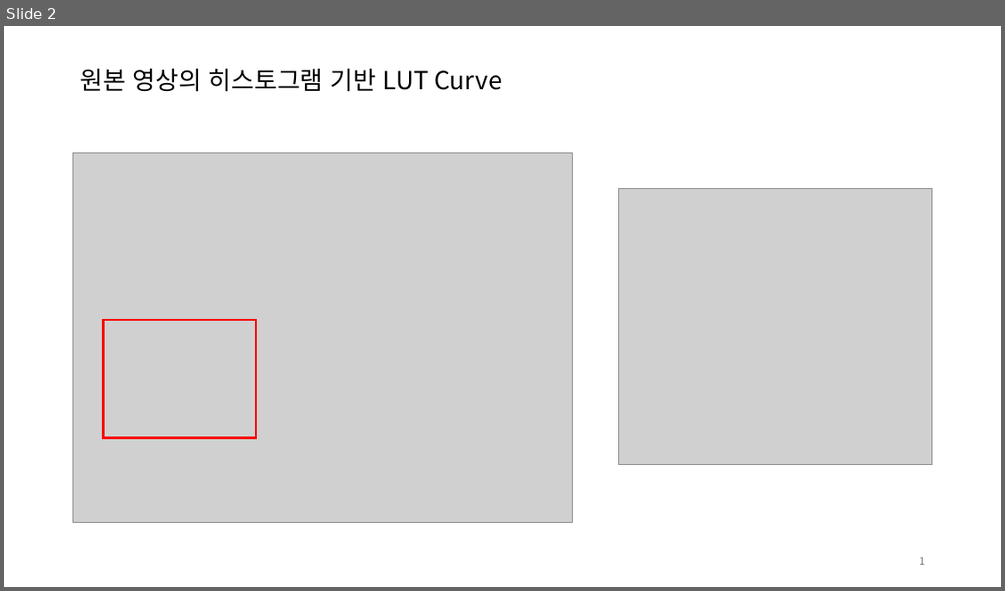
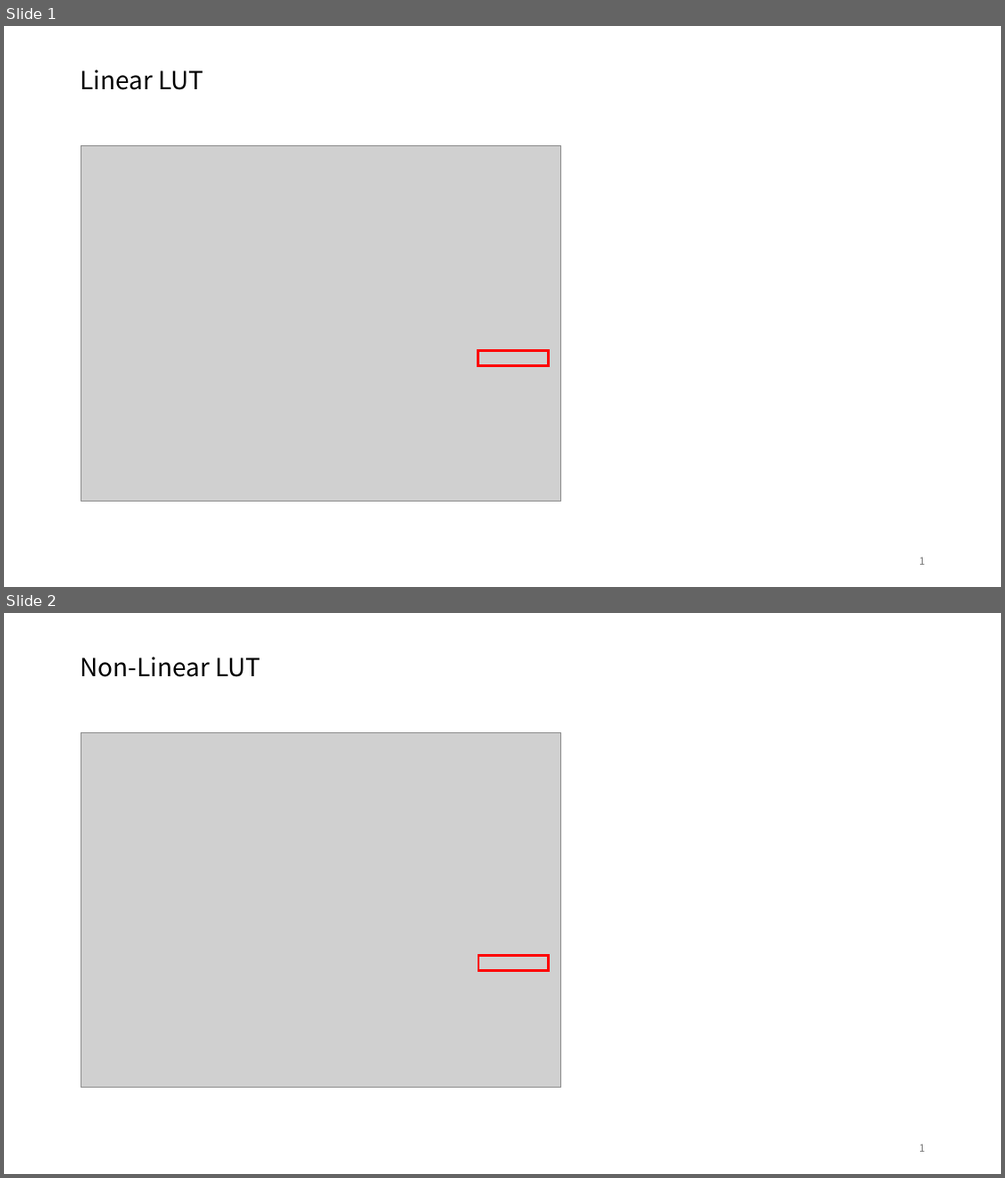
Before and after one commit to 92hwa/selfstudy, a slide deck: wpfEx01/wpfEx01/result_v1.5_250917/result_v1.5_250917.pptx. Shown one above the other, each under a label of ours: slide 2 before the commit, slides 1 and 2 after it. The pictures are 1005x591 and 1005x1178 pixels, drawn with LibreOffice and Linux fonts; fonts in the diff are those of the drawing; grey boxes stand for pictures. Boxes give left, top, right and bottom in pixels: in the first picture for what was removed or moved away, otherwise in the second. Text is boxed around its words. In the diff, an @@ line names an element or a change of style, - is before the commit and + after.

```diff
--- a/wpfEx01/wpfEx01/result_v1.5_250917/result_v1.5_250917.pptx
+++ b/wpfEx01/wpfEx01/result_v1.5_250917/result_v1.5_250917.pptx
@@ slide 2 added at bbox=[4, 613, 1001, 1174], background #FFFFFF @@
@@ title added at bbox=[80, 657, 260, 677], 24 pt, text #000000 @@
+Non-Linear LUT
@@ picture added at bbox=[81, 732, 561, 1088] @@
@@ rectangle added at bbox=[479, 956, 550, 971], outline #FF0000 2.25 pt @@
@@ text added at bbox=[919, 1143, 924, 1151], 10 pt, text #797979 @@
+1
@@ what was slide 2 is now slide 1 @@
@@ slide 1 changed as well @@
@@ title at bbox=[80, 70, 203, 90]: text changed @@
-원본 영상의 히스토그램 기반 LUT Curve
+Linear LUT
@@ picture: place and size @@
-picture at bbox=[73, 153, 573, 523]
+picture at bbox=[81, 145, 561, 500]
@@ picture removed at bbox=[619, 188, 933, 465] @@
@@ rectangle removed at bbox=[104, 320, 256, 438] @@
@@ rectangle added at bbox=[478, 351, 549, 365], outline #FF0000 2.25 pt @@
```
Also in this commit, not shown: 1 other slide added, 1 slide removed, 5 other files.
